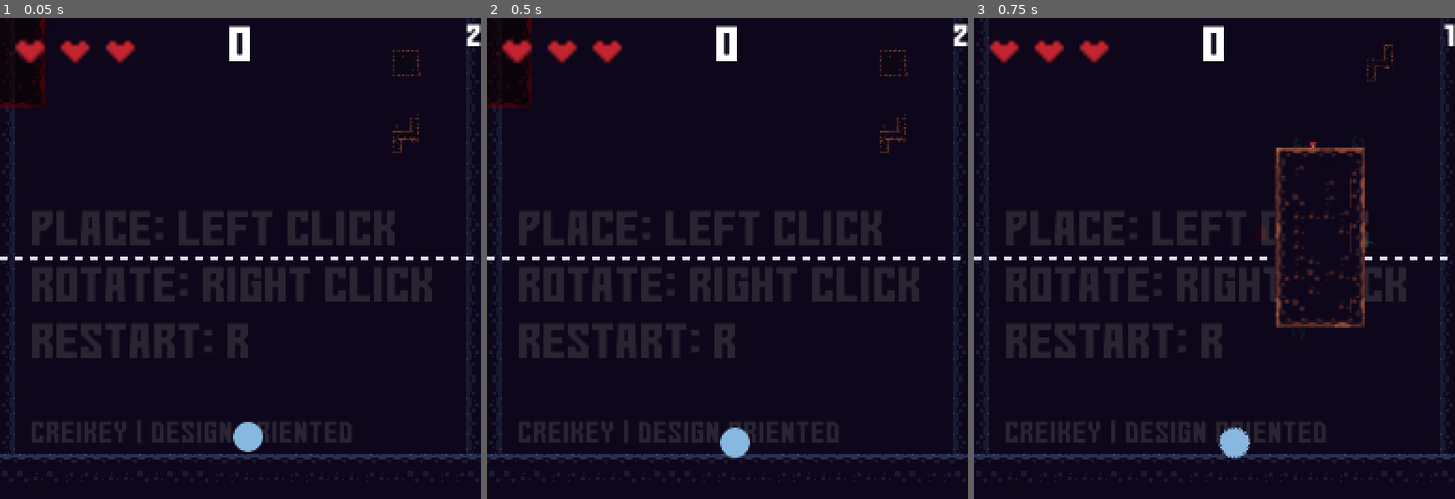
Above: before the commit, frames 1-3 (left to right).
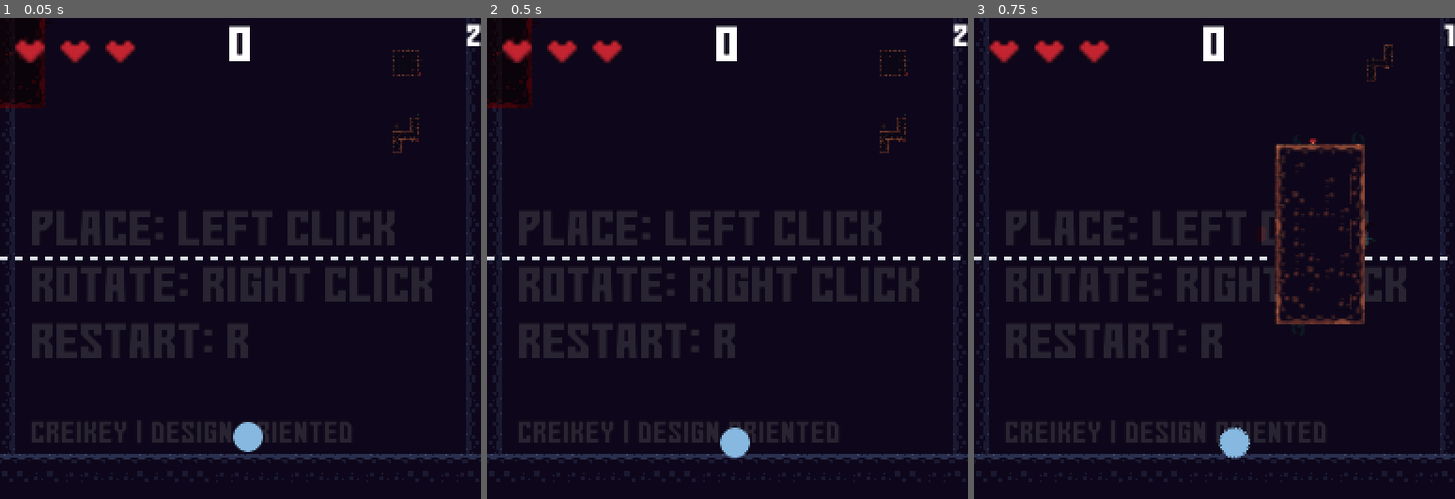
Above: after the commit, the same moments.

Repository: creikey/SkyLimit
Game: Godot game, scene res://Main.tscn
Two runs of this game, one before a commit and one after it. Both use one fixed random seed, a clock stepped at 60 frames per second and the inputs below.
Inputs (mouse positions are in pixels of both pictures, inside the frame that each line leads up to):
- Up to frame 1 (0.05 s): no input
- Up to frame 2 (0.5 s): no input
- Up to frame 3 (0.75 s): tap Enter at 0.5 s; move the mouse to (1320, 234) at 0.52 s; hold D (right) from 0.53 s (still down); click (1320, 234) at 0.6 s

Frames 1-2 are identical in both runs. In frame 3, 1.5% of the frame differs, in the area x 62-83%, y 25-65%.

Commit message:
Clicking locks, release places, cross line place

Diff:
--- a/ChunkPlacer.gd
+++ b/ChunkPlacer.gd
@@ -9,6 +9,8 @@
 
 onready var place_onto: Node = get_node(place_onto_path)
 var next_chunk: Chunk = null
+var locked: bool = false
+
 
 # first element is relative probability
 const chunks: Array = [
@@ -53,14 +55,14 @@
 	emit_signal("up_next_changed", chunks_to_preview)
 
 func _process(delta):
-
 	if next_chunk == null and upcoming_chunks.size() > 0:
 		next_chunk = upcoming_chunks.pop_front().instance()
 		updated_upcoming_chunks()
 		add_child(next_chunk)
 #	print(get_local_mouse_position())
 	if next_chunk != null:
-		next_chunk.global_position = (last_mouse - get_viewport().canvas_transform.get_origin()*2.0)/2.0
+		if not locked:
+			next_chunk.global_position = (last_mouse - get_viewport().canvas_transform.get_origin()*2.0)/2.0
 		next_chunk.rotation += delta*deg2rad(rotation_amount)*Input.get_action_strength("rotate_chunk_right")
 		var overlapping: bool = next_chunk.overlapping()
 		if overlapping:
@@ -73,21 +75,22 @@
 				$CantPlace.pitch_scale = rand_range(0.9, 1.1)
 				$CantPlace.play()
 			else:
-				$Place.play()
-				remove_child(next_chunk)
-				place_onto.add_child(next_chunk)
-				next_chunk.place()
-				next_chunk = null
+				locked = true
 
-#func _unhandled_input(event):
-#	if event is InputEventMouseButton:
-#		if event.button_index == BUTTON_WHEEL_UP:
-#			next_chunk.rotation += deg2rad(rotation_amount)
+		if locked and Input.is_action_just_released("place_chunk"):
+			place_current_chunk()
+
+func place_current_chunk():
+	locked = false
+	$Place.play()
+	remove_child(next_chunk)
+	place_onto.add_child(next_chunk)
+	next_chunk.place()
+	next_chunk = null
 
 func _input(event):
 	if event is InputEventMouseMotion:
 		last_mouse = event.position
-
 
 func _on_SessionManager_reset_blocks_left_to(to):
 	var new_size: int = upcoming_chunks.size() + to
@@ -95,7 +98,10 @@
 		upcoming_chunks.append(get_new_random_chunk())
 		updated_upcoming_chunks()
 
-
 func _on_Player_collected_pickup():
 	upcoming_chunks.append(get_new_random_chunk())
 	updated_upcoming_chunks()
+
+func _on_SessionManager_about_to_cross_line():
+	if locked:
+		place_current_chunk()
--- a/Root.tscn
+++ b/Root.tscn
@@ -279,4 +279,5 @@
 
 [connection signal="collected_pickup" from="Player" to="ChunkPlacer" method="_on_Player_collected_pickup"]
 [connection signal="up_next_changed" from="ChunkPlacer" to="UI/UpNext" method="_on_ChunkPlacer_up_next_changed"]
+[connection signal="about_to_cross_line" from="SessionManager" to="ChunkPlacer" method="_on_SessionManager_about_to_cross_line"]
 [connection signal="reset_blocks_left_to" from="SessionManager" to="ChunkPlacer" method="_on_SessionManager_reset_blocks_left_to"]
--- a/SessionManager.gd
+++ b/SessionManager.gd
@@ -2,6 +2,7 @@
 
 const max_blocks: int = 3
 
+signal about_to_cross_line
 signal reset_blocks_left_to(to)
 
 onready var player: Node2D = get_node("../Player")
@@ -15,6 +16,7 @@
 
 func _process(_delta):
 	if player.global_position.y <= must_get_to_height:
+		emit_signal("about_to_cross_line")
 		must_get_to_height -= 128.0
 		$Energize.play()
 		emit_signal("reset_blocks_left_to", max_blocks)
Not shown, changed: todo.txt
